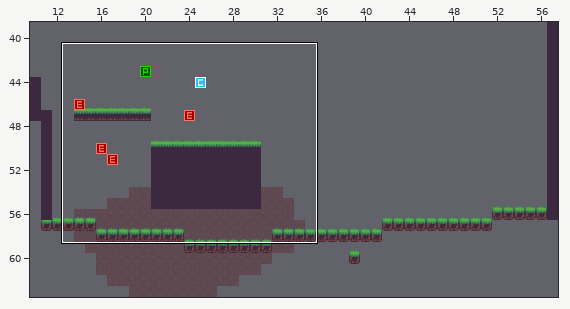
Level history. Tiled map: Mushketeers.gmx/datafiles/L0.tmx. Above: a wide view before the commit, with the close-up outlined.
Close-up. Old version:
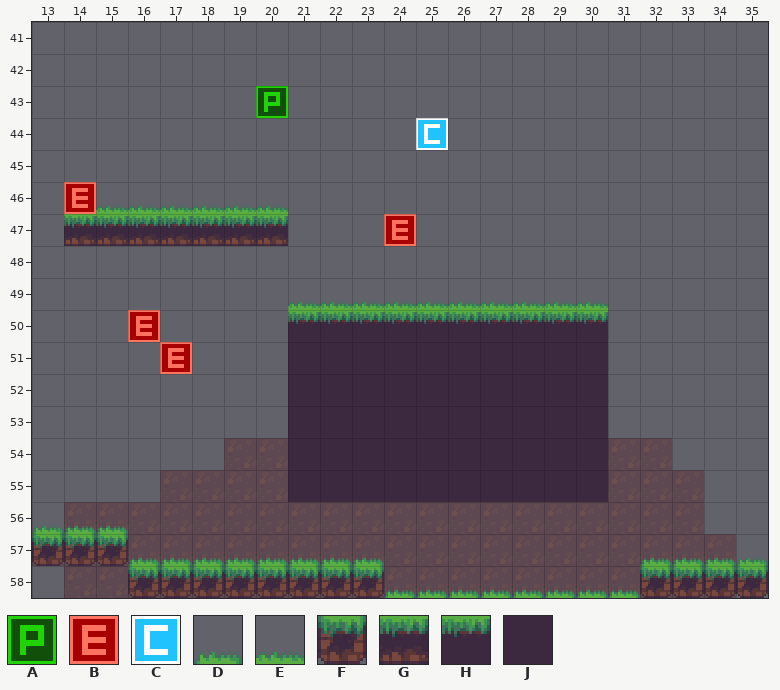
Cells are 16x16 px. Shown: x 13..35, y 41..58.
Key: from "tiles": A 0, B 1, C 2, D 32, E 34, F 64, G 66, H 98, J 130.
_ is an empty cell.
Layers that did not change in this view are not listed.
Layer "FG" before, first column x 13:
41 _______________________
42 _______________________
43 _______A_______________
44 ____________C__________
45 _______________________
46 _BEEEEEE_______________
47 _GGGGGGG___B___________
48 _______________________
49 ________EEEEEEEEEE_____
50 ___B____HHHHHHHHHH_____
51 ____B___JJJJJJJJJJ_____
52 ________JJJJJJJJJJ_____
53 ________JJJJJJJJJJ_____
54 ________JJJJJJJJJJ_____
55 ________JJJJJJJJJJ_____
56 DDD____________________
57 FFFDDDDDDDD________DDDD
58 ___FFFFFFFFDDDDDDDDFFFF
Once edited:
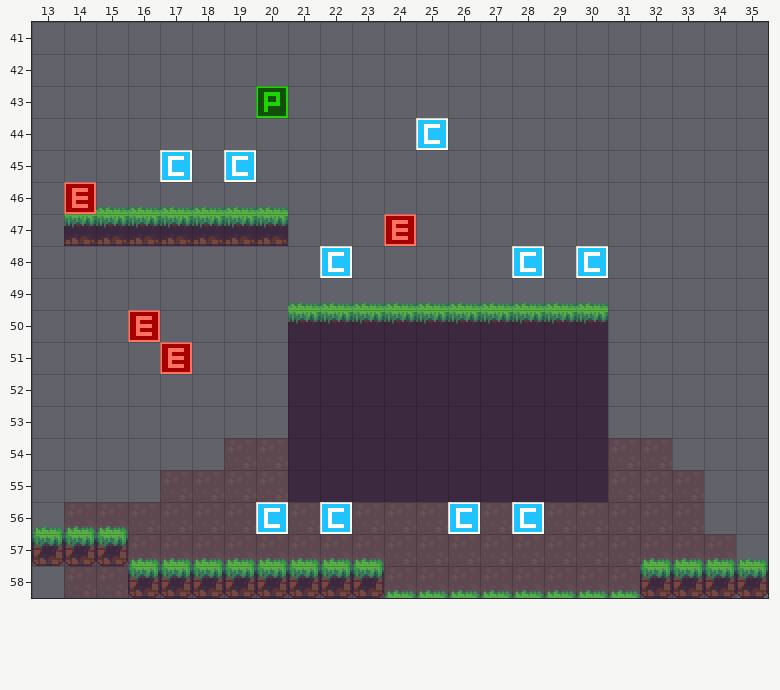
What changed:
Layer "FG":
y 45: x 17 _ -> C; x 19 _ -> C
y 48: x 22 _ -> C; x 28 _ -> C; x 30 _ -> C
y 56: x 20 _ -> C; x 22 _ -> C; x 26 _ -> C; x 28 _ -> C
